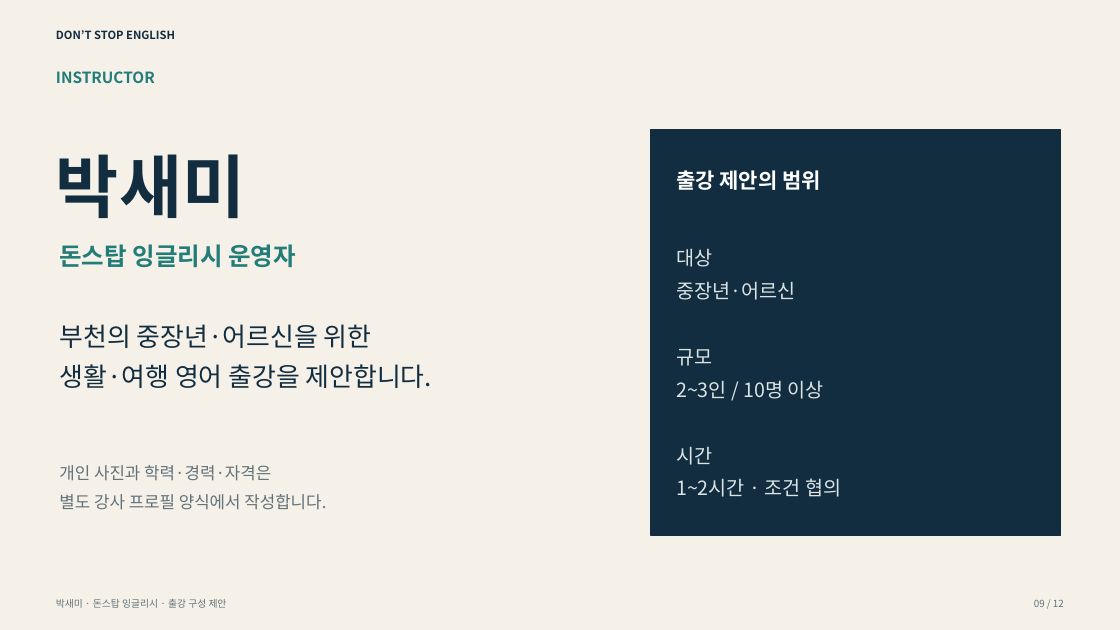
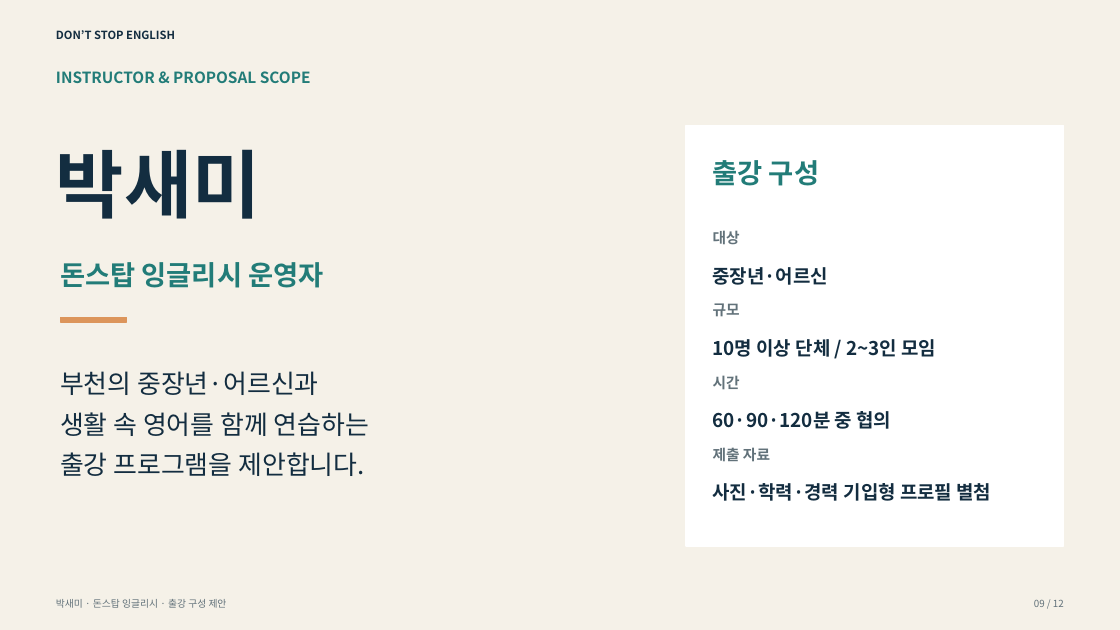
Before and after one commit to jty0221-dot/harangmarketing, a slide deck: slide 9 of public/dontstop-lecture/proposal-institution.pptx. Drawn at 1120x630 pixels with LibreOffice and Linux fonts; fonts in the diff are those of the drawing. Boxes give left, top, right and bottom in pixels: in the first picture for what was removed or moved away, otherwise in the second. Text is boxed around its words. In the diff, an @@ line names an element or a change of style, - is before the commit and + after.

Commit message:
fix: improve instructor profiles and proposal PDF layouts

```diff
--- a/public/dontstop-lecture/proposal-institution.pptx
+++ b/public/dontstop-lecture/proposal-institution.pptx
@@ text at [56,71,311,83]: text changed @@
-INSTRUCTOR
+INSTRUCTOR & PROPOSAL SCOPE
@@ text "박새미" at [56,149,261,219]: size 58.8 to 63.6 pt @@
@@ rectangle: place and size @@
-rectangle at [651,129,1061,535]
+rectangle at [686,125,1065,546]
@@ rectangle at [686,125,1065,546]: fill #132D40 to #FFFFFF; outline #132D40 1 pt to #FFFFFF 1 pt @@
@@ text at [713,160,819,186]: text changed; size 18 to 23.4 pt; text colour #FFFFFF to #227C78 @@
-출강 제안의 범위
+출강 구성
@@ text added at [713,230,740,245], 12.6 pt, text #62727A, bold @@
+대상
@@ text "돈스탑 잉글리시 운영자": place and size @@
-text "돈스탑 잉글리시 운영자" at [59,244,296,268]
+text "돈스탑 잉글리시 운영자" at [60,262,323,288]
@@ text "돈스탑 잉글리시 운영자" at [60,262,323,288]: size 21 to 23.4 pt @@
@@ text removed at [676,248,841,497] @@
-대상
-중장년·어르신
-규모
-2~3인 / 10명 이상
-시간
-1~2시간 · 조건 협의
@@ text added at [713,267,829,285], 16.2 pt, text #132D40, bold @@
+중장년·어르신
@@ rectangle added at [60,317,127,322], fill #DC955B, outline #DC955B 1 pt @@
@@ text added at [713,303,740,317], 12.6 pt, text #62727A, bold @@
+규모
@@ text added at [713,339,936,357], 16.2 pt, text #132D40, bold @@
+10명 이상 단체 / 2~3인 모임
@@ text at [60,371,369,476]: text changed @@
-부천의 중장년·어르신을 위한
-생활·여행 영어 출강을 제안합니다.
+부천의 중장년·어르신과
+생활 속 영어를 함께 연습하는
+출강 프로그램을 제안합니다.
@@ text added at [713,375,740,390], 12.6 pt, text #62727A, bold @@
+시간
@@ text added at [713,411,891,429], 16.2 pt, text #132D40, bold @@
+60·90·120분 중 협의
@@ text added at [713,447,770,462], 12.6 pt, text #62727A, bold @@
+제출 자료
@@ text removed at [59,465,326,510] @@
-개인 사진과 학력·경력·자격은
-별도 강사 프로필 양식에서 작성합니다.
@@ text added at [713,483,992,501], 16.2 pt, text #132D40, bold @@
+사진·학력·경력 기입형 프로필 별첨
```
Also in this commit, not shown: 7 other slides changed, 9 other files.
